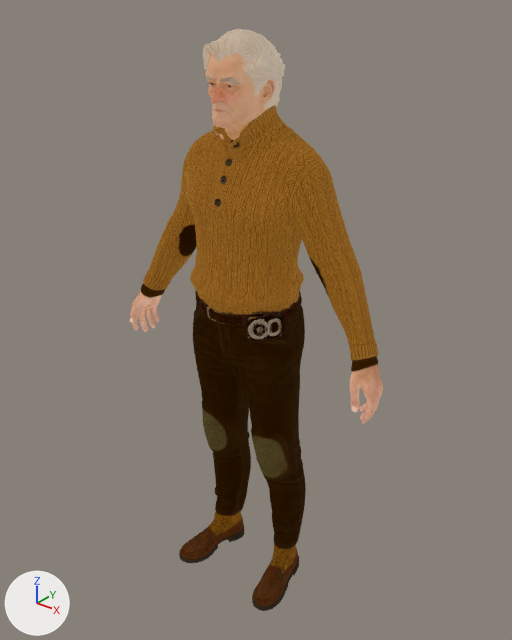
Before and after pictures for a commit that changed the glTF model game/assets/characters/cal_dwyer/cal_dwyer.gltf.
Before and after are seen from a camera (50 mm lens) standing at (1.179, -1.428, 1.816) and looking at (0.005, 0.039, 0.906). Lighting does not change. The marker at lower left points along +X, +Y and +Z. The picture after the commit comes second. Where no turn or scale is listed for an object, it has been applied to the vertices.

The first picture shows 'char1'.
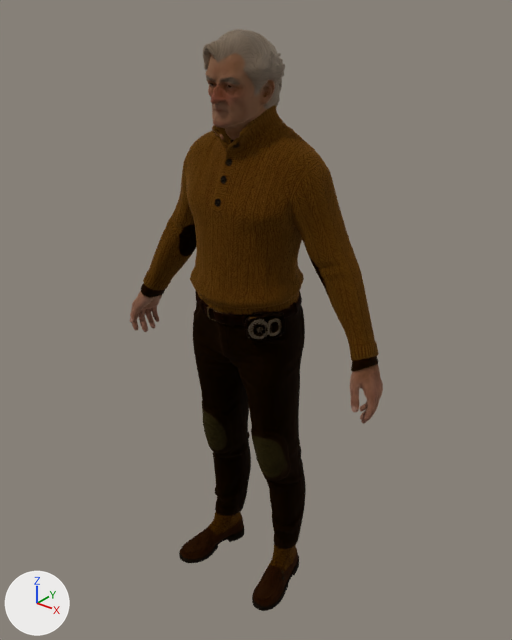
Where the change shows, as pixel boxes (x1, y1, x2, y2) in the pictures (512 x 640 px):
'char1', surface changed (darker): (130, 29, 383, 611) in both

The change, as a list of edits to the scene's bpy script:
```text
Change mat_material_1:
    where n0 = _N.new('ShaderNodeBsdfPrincipled'); n0.name = 'Principled BSDF'
    remove n0.inputs[28].default_value = 1.0  # 'Emission Strength'
    remove n3 = _N.new('ShaderNodeTexImage'); n3.name = 'Image Texture.001'
    remove n3.image = img_texture_0
    where n2 = _N.new('ShaderNodeTexImage'); n2.name = 'Image Texture'
    remove _L.new(n2.outputs[0], n0.inputs[27])  # 'Color' to 'Emission Color'
    remove _L.new(n3.outputs[0], n0.inputs[0])  # 'Color' to 'Base Color'
    add _L.new(n2.outputs[0], n0.inputs[0])  # 'Color' to 'Base Color'
```
